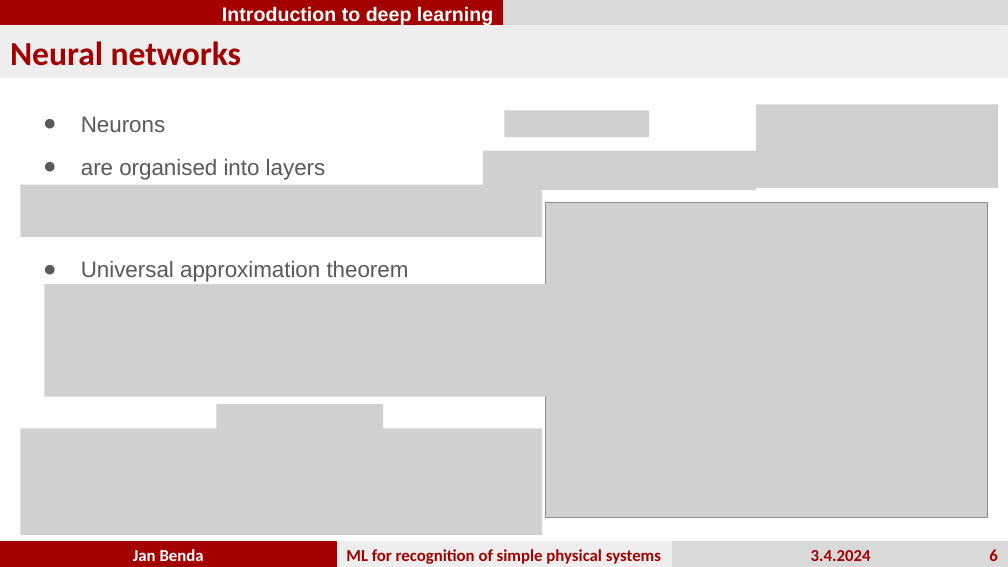
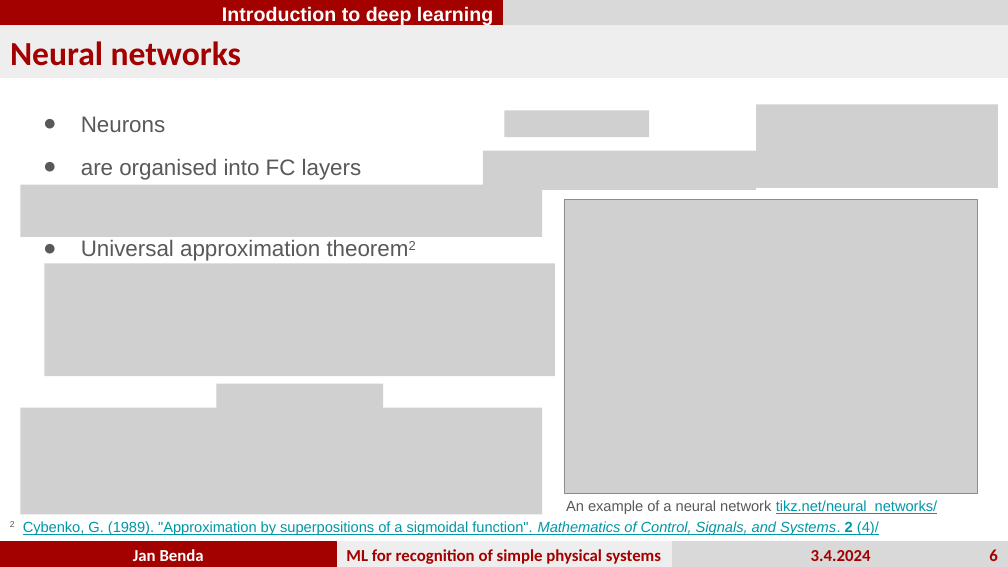
Before and after one commit to JanBenda123/direct-Poisson-neural-networks, a slide deck: slide 6 of Prezentace_na_obhajobu.pptx. Drawn at 1008x567 pixels with LibreOffice and Linux fonts; fonts in the diff are those of the drawing; grey boxes stand for pictures. Boxes give left, top, right and bottom in pixels: in the first picture for what was removed or moved away, otherwise in the second. Text is boxed around its words. In the diff, an @@ line names an element or a change of style, - is before the commit and + after.

```diff
--- a/Prezentace_na_obhajobu.pptx
+++ b/Prezentace_na_obhajobu.pptx
@@ text at (x1=81, y1=159, x2=362, y2=180): text changed @@
-● are organised into layers
+● are organised into FC layers
@@ picture resized from (x1=545, y1=203, x2=987, y2=518) to (x1=564, y1=200, x2=978, y2=494) @@
@@ picture moved from (x1=44, y1=284, x2=555, y2=397) to (x1=44, y1=263, x2=555, y2=376) @@
@@ text at (x1=81, y1=240, x2=320, y2=261): text changed @@
-● Universal approximation theorem
+● Universal approximation theorem2
@@ picture added at (x1=217, y1=383, x2=383, y2=408) @@
@@ picture moved from (x1=20, y1=428, x2=542, y2=535) to (x1=20, y1=408, x2=542, y2=515) @@
@@ picture removed at (x1=217, y1=404, x2=383, y2=429) @@
@@ text added at (x1=566, y1=500, x2=937, y2=514), 10.5 pt, text #595959 @@
+An example of a neural network tikz.net/neural_networks/
@@ text added at (x1=10, y1=521, x2=879, y2=535), 10.5 pt, text #0097A7, underline @@
+2 Cybenko, G. (1989). "Approximation by superpositions of a sigmoidal function". Mathematics of Control, Signals, and Systems. 2 (4)/
```
Also in this commit, not shown: 9 other slides changed, 1 slide added.
